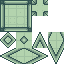
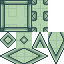
Two versions of the same layered image (64x64). Layer-by-layer changes:
renamed "Background" to "FullBlock.png", painted on it over box(5, 0, 48, 32)
